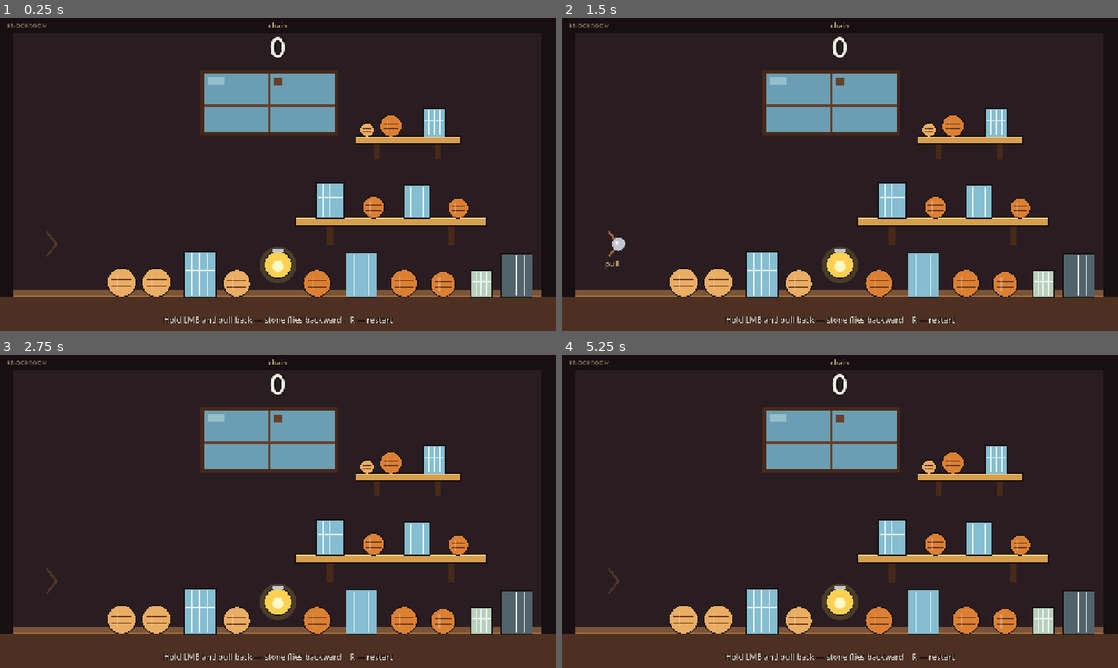
Above: before the commit, frames 1-4 (two rows, left to right).
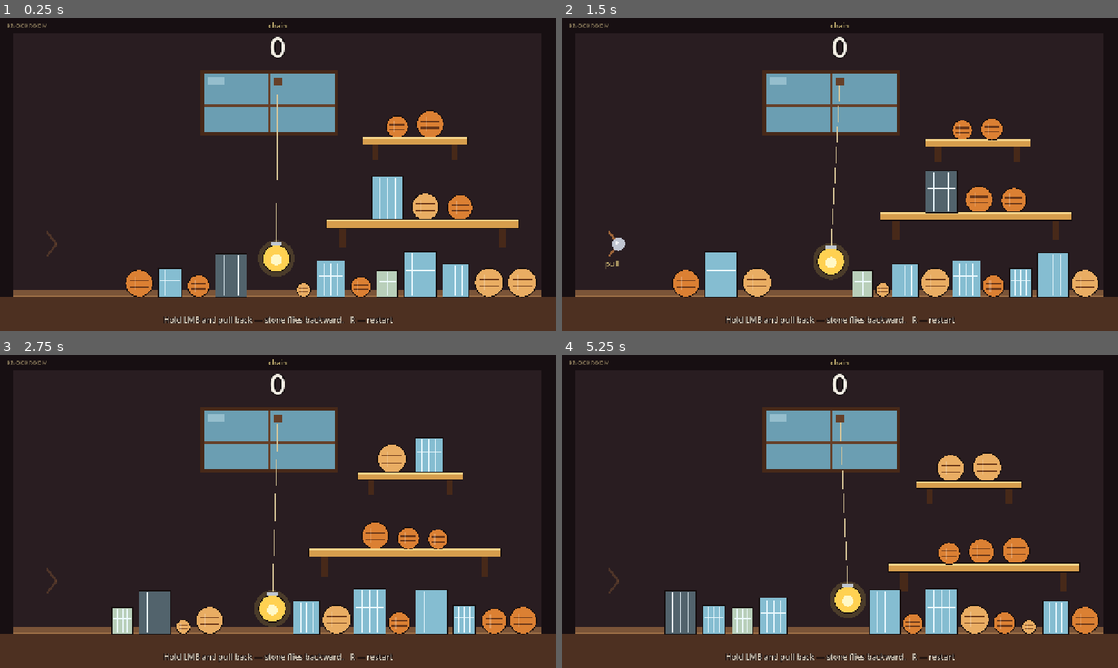
Above: after the commit, the same moments.

Repository: TAbrahamyan/knockroom
Game: Godot game, scene res://scenes/main.tscn
Two runs of this game, one before a commit and one after it. Both use one fixed random seed, a clock stepped at 60 frames per second and the inputs below.
Inputs (mouse positions are in pixels of both pictures, inside the frame that each line leads up to):
- Up to frame 1 (0.25 s): no input
- Up to frame 2 (1.5 s): tap Enter at 0.5 s; move the mouse to (962, 158) at 0.52 s; tap R at 0.6 s; click (962, 158) at 0.67 s; tap Space at 1.25 s; drag from (728, 190) to (812, 237) at 1.27 s
- Up to frame 3 (2.75 s): move the mouse to (333, 442) at 2.02 s; tap R at 2.1 s; click (333, 442) at 2.17 s
- Up to frame 4 (5.25 s): tap Enter at 2.75 s; drag from (812, 574) to (673, 464) at 2.77 s; move the mouse to (1006, 558) at 3.52 s; tap R at 3.6, 5.1 s; click (1006, 558) at 3.67 s; tap Space at 4.25 s; drag from (673, 464) to (756, 433) at 4.27 s; move the mouse to (867, 511) at 5.02 s; click (867, 511) at 5.17 s

The runs differ from the first frame. In frame 1, 12% of the frame differs, in the area x 19-97%, y 24-90%; in frame 2, 12%, in the area x 19-97%, y 21-90%; in frame 3, 11%; in frame 4, 12%.

Commit message:
Stagger two random sweet spots and reshuffle the room
A normal upper throw no longer clears the floor. A fast hit on one of two upper-shelf spots still brings the room down, with the upper shelf, the lower shelf, and then the floor joining one beat at a time. Each launch and restart rearranges the props.

Diff:
--- a/scenes/main.tscn
+++ b/scenes/main.tscn
@@ -135,6 +135,7 @@
 position = Vector2(900, 468)
 kind = 2
 box_size = Vector2(440, 18)
+mass_scale = 1.4
 
 [node name="CageS1" parent="." instance=ExtResource("5_prop")]
 position = Vector2(760, 417)
@@ -165,17 +166,19 @@
 position = Vector2(900, 246)
 kind = 0
 radius = 24.0
+mass_scale = 1.25
 
 [node name="CageU" parent="." instance=ExtResource("5_prop")]
 position = Vector2(1000, 238)
 kind = 1
 box_size = Vector2(50, 64)
+mass_scale = 1.3
 
 [node name="BottleU" parent="." instance=ExtResource("5_prop")]
 position = Vector2(845, 255)
 kind = 0
 radius = 15.0
-mass_scale = 0.42
+mass_scale = 0.55
 shatters = true
 
 [node name="CrateR" parent="." instance=ExtResource("5_prop")]
--- a/scripts/backdrop.gd
+++ b/scripts/backdrop.gd
@@ -1,7 +1,7 @@
 extends Node2D
 
 ## Static room paint. Collision lives on the StaticBody2D nodes in main.tscn.
-## Bracket positions follow the shelves: main (900, 468, 440×18), upper (940, 280, 240×16).
+## Pegs are paint only and follow the shelves after the room is shuffled.
 
 const WALL := Color(0.16, 0.115, 0.13)
 const FRAME := Color(0.09, 0.06, 0.07)
@@ -35,10 +35,24 @@
 	draw_rect(Rect2(630, 138, 20, 18), WOOD)
 
 	# Pegs under the planks. They are paint only — a hit knocks the plank off them.
-	draw_rect(Rect2(752, 477, 16, 46), WOOD_DARK)
-	draw_rect(Rect2(1032, 477, 16, 46), WOOD_DARK)
-	draw_rect(Rect2(860, 288, 14, 36), WOOD_DARK)
-	draw_rect(Rect2(1000, 288, 14, 36), WOOD_DARK)
+	var kids: Array = []
+	if get_parent():
+		for node in get_parent().get_children():
+			kids.append(node)
+	for child in kids:
+		if not child.has_method("is_shelf") or not child.is_shelf():
+			continue
+		var box = child.get("box_size")
+		var half_w := float(box.x) * 0.5
+		var wide := half_w > 150.0
+		var inset := 28.0 if wide else 22.0
+		var peg_w := 16.0 if wide else 14.0
+		var peg_h := 46.0 if wide else 36.0
+		var body := child as Node2D
+		var origin := body.global_position - global_position
+		var top := origin.y + float(box.y) * 0.5
+		draw_rect(Rect2(origin.x - half_w + inset, top, peg_w, peg_h), WOOD_DARK)
+		draw_rect(Rect2(origin.x + half_w - inset - peg_w, top, peg_w, peg_h), WOOD_DARK)
 
 	draw_rect(Rect2(32, 626, 1216, 14), BOARD)
 	draw_rect(Rect2(0, 640, 1280, 80), FLOOR)
--- a/scripts/main.gd
+++ b/scripts/main.gd
@@ -39,6 +39,7 @@
 	thrower.aim_started.connect(_on_aim_started)
 	thrower.aim_ended.connect(_on_aim_ended)
 	chain.set_hint(HINT_READY)
+	_randomize_room()
 
 
 func _input(event: InputEvent) -> void:
@@ -171,3 +172,265 @@
 		return
 	_reloading = true
 	get_tree().reload_current_scene()
+
+
+func _randomize_room() -> void:
+	# New seed on every launch and every R, so the pile is not the scene file.
+	randomize()
+	var props: Array = []
+	for node in get_tree().get_nodes_in_group("prop"):
+		props.append(node)
+	var upper = null
+	var lower = null
+	var lamp = null
+	var loose: Array = []
+	for prop in props:
+		if not prop.has_method("is_shelf"):
+			continue
+		if prop.is_shelf():
+			if prop.box_size.x >= 360.0:
+				lower = prop
+			else:
+				upper = prop
+		elif int(prop.kind) == 3:
+			lamp = prop
+		else:
+			loose.append(prop)
+	if upper == null or lower == null:
+		return
+	loose.shuffle()
+	if lamp != null:
+		var lp: Vector2 = lamp.global_position
+		lp.x = clampf(lp.x + randf_range(-28.0, 28.0), 560.0, 720.0)
+		lp.y = clampf(lp.y + randf_range(-18.0, 18.0), 548.0, 586.0)
+		_place_prop(lamp, lp)
+		lamp.freeze = true
+		_retie_lamp()
+	var ux := randf_range(880.0, 1010.0)
+	var uy := randf_range(268.0, 304.0)
+	_place_prop(upper, Vector2(ux, uy))
+	upper.freeze = true
+	var lamp_clear := 800.0
+	if lamp != null:
+		lamp_clear = lamp.global_position.x + float(lamp.radius) + float(lower.box_size.x) * 0.5 + 24.0
+	var lx := clampf(ux + randf_range(-70.0, 50.0), maxf(lamp_clear, 800.0), 1010.0)
+	var ly := clampf(uy + randf_range(162.0, 196.0), 445.0, 508.0)
+	if lamp != null:
+		var shelf_left := lx - float(lower.box_size.x) * 0.5
+		var lamp_pos: Vector2 = lamp.global_position
+		var lamp_radius := float(lamp.radius)
+		var lamp_right := lamp_pos.x + lamp_radius + 8.0
+		if shelf_left < lamp_right:
+			var lamp_top := lamp_pos.y - lamp_radius
+			ly = minf(ly, lamp_top - float(lower.box_size.y) * 0.5 - 12.0)
+			ly = clampf(ly, uy + 150.0, 508.0)
+	_place_prop(lower, Vector2(lx, ly))
+	lower.freeze = true
+	var rest := _seat_on_shelf(upper, loose, randi_range(2, 3), 84.0)
+	rest = _seat_on_shelf(lower, rest, randi_range(3, 4), 0.0)
+	_place_on_floor(rest, lamp)
+	_pick_sweet_spots(upper)
+	var backdrop := get_node_or_null("Backdrop")
+	if backdrop:
+		backdrop.queue_redraw()
+
+
+func _retie_lamp() -> void:
+	# The pin captured its anchors before this shuffle. Rebuild them at the new pose
+	# or the rope yanks the lamp across the room on the first physics frame.
+	var pin = get_node_or_null("LampPin")
+	if pin == null:
+		return
+	var path_a = pin.node_a
+	var path_b = pin.node_b
+	pin.node_b = NodePath("")
+	pin.node_a = NodePath("")
+	pin.node_a = path_a
+	pin.node_b = path_b
+
+
+func _place_prop(body, pos: Vector2) -> void:
+	body.rotation = 0.0
+	body.global_position = pos
+	body.linear_velocity = Vector2.ZERO
+	body.angular_velocity = 0.0
+	body.sleeping = false
+	var rid = body.get_rid()
+	PhysicsServer2D.body_set_state(rid, PhysicsServer2D.BODY_STATE_TRANSFORM, body.global_transform)
+	PhysicsServer2D.body_set_state(rid, PhysicsServer2D.BODY_STATE_LINEAR_VELOCITY, Vector2.ZERO)
+	PhysicsServer2D.body_set_state(rid, PhysicsServer2D.BODY_STATE_ANGULAR_VELOCITY, 0.0)
+
+
+func _prop_half(prop) -> Vector2:
+	var k = int(prop.kind)
+	if k == 0 or k == 3:
+		return Vector2(prop.radius, prop.radius)
+	return prop.box_size * 0.5
+
+
+func _seat_on_shelf(shelf, candidates: Array, goal: int, max_height: float) -> Array:
+	var chosen: Array = []
+	var skipped: Array = []
+	var usable := float(shelf.box_size.x) - 16.0
+	var used := 0.0
+	for prop in candidates:
+		var full := _prop_half(prop) * 2.0
+		var too_tall := max_height > 0.0 and full.y > max_height
+		var gap := 0.0 if chosen.is_empty() else 8.0
+		var fits := chosen.size() < goal and not too_tall and used + gap + full.x <= usable + 0.5
+		if fits:
+			chosen.append(prop)
+			used += gap + full.x
+		else:
+			skipped.append(prop)
+	if chosen.is_empty():
+		return skipped
+	var widths := 0.0
+	for prop in chosen:
+		widths += _prop_half(prop).x * 2.0
+	var gap_size := 10.0
+	if chosen.size() > 1:
+		gap_size = clampf((usable - widths) / float(chosen.size() - 1), 6.0, 22.0)
+	var row := widths + gap_size * float(maxi(chosen.size() - 1, 0))
+	var x = shelf.global_position.x - row * 0.5
+	var shelf_top = shelf.global_position.y - float(shelf.box_size.y) * 0.5
+	for prop in chosen:
+		var half := _prop_half(prop)
+		x += half.x
+		_place_prop(prop, Vector2(x, shelf_top - half.y - 3.0))
+		x += half.x + gap_size
+	return skipped
+
+
+func _place_on_floor(props: Array, lamp) -> void:
+	if props.is_empty():
+		return
+	props.shuffle()
+	var widths := 0.0
+	for prop in props:
+		widths += _prop_half(prop).x * 2.0
+	var start := randf_range(250.0, 300.0)
+	var lamp_left := 9999.0
+	var lamp_right := -9999.0
+	var lamp_span := 0.0
+	if lamp != null:
+		lamp_span = float(lamp.radius) * 2.0 + 36.0
+		lamp_left = lamp.global_position.x - float(lamp.radius) - 18.0
+		lamp_right = lamp.global_position.x + float(lamp.radius) + 18.0
+	var room := 1234.0 - start - lamp_span
+	var gap := 16.0
+	if props.size() > 1:
+		gap = clampf((room - widths) / float(props.size() - 1), 10.0, 24.0)
+	var x := start
+	for prop in props:
+		var half := _prop_half(prop)
+		x += half.x
+		if lamp != null and x + half.x > lamp_left and x - half.x < lamp_right:
+			x = lamp_right + half.x
+		if x + half.x > 1234.0:
+			x = 1234.0 - half.x
+		_place_prop(prop, Vector2(x, 640.0 - half.y - 1.0))
+		x += half.x + gap
+	_separate_row(props)
+	_clear_lamp(props, lamp)
+	_separate_row(props)
+	_clear_lamp(props, lamp)
+
+
+func _separate_row(props: Array) -> void:
+	if props.size() < 2:
+		return
+	props.sort_custom(func(a, b): return a.global_position.x < b.global_position.x)
+	for i in range(1, props.size()):
+		var prev = props[i - 1]
+		var cur = props[i]
+		var need = _prop_half(prev).x + _prop_half(cur).x + 8.0
+		if cur.global_position.x - prev.global_position.x < need:
+			var pos: Vector2 = cur.global_position
+			pos.x = prev.global_position.x + need
+			_place_prop(cur, pos)
+	var last = props[props.size() - 1]
+	var overflow = last.global_position.x + _prop_half(last).x - 1234.0
+	if overflow > 0.0:
+		for prop in props:
+			var shifted: Vector2 = prop.global_position
+			shifted.x -= overflow
+			_place_prop(prop, shifted)
+
+
+func _clear_lamp(props: Array, lamp) -> void:
+	if lamp == null:
+		return
+	var lpos: Vector2 = lamp.global_position
+	var lrad := float(lamp.radius) + 12.0
+	for prop in props:
+		var half := _prop_half(prop)
+		var pos: Vector2 = prop.global_position
+		var dx := absf(pos.x - lpos.x)
+		var dy := absf(pos.y - lpos.y)
+		if dx < half.x + lrad and dy < half.y + lrad:
+			if pos.x >= lpos.x:
+				pos.x = lpos.x + lrad + half.x + 8.0
+			else:
+				pos.x = lpos.x - lrad - half.x - 8.0
+			pos.x = clampf(pos.x, 250.0 + half.x, 1234.0 - half.x)
+			_place_prop(prop, pos)
+
+
+func _pick_sweet_spots(upper) -> void:
+	var half_w := float(upper.box_size.x) * 0.5
+	var left = upper.global_position.x - half_w
+	var right = upper.global_position.x + half_w
+	var candidates: Array = []
+	var props: Array = []
+	for node in get_tree().get_nodes_in_group("prop"):
+		props.append(node)
+	for node in props:
+		if node == upper or node.is_shelf() or int(node.kind) == 3:
+			continue
+		var delta: Vector2 = node.global_position - upper.global_position
+		if absf(delta.x) > half_w + 4.0 or delta.y >= -4.0 or delta.y < -130.0:
+			continue
+		var reach := clampf(_prop_half(node).x * 0.55, 11.0, 16.0)
+		candidates.append([node.global_position.x, reach])
+	var lips: Array = [[left + 18.0, 12.0], [right - 18.0, 12.0]]
+	for lip in lips:
+		var clear := true
+		for spot in candidates:
+			if absf(float(lip[0]) - float(spot[0])) < 34.0:
+				clear = false
+				break
+		if clear:
+			candidates.append(lip)
+	if candidates.size() < 2:
+		candidates.append([upper.global_position.x - 40.0, 12.0])
+		candidates.append([upper.global_position.x + 40.0, 12.0])
+	candidates.shuffle()
+	var picked: Array = []
+	for spot in candidates:
+		var apart := true
+		for kept in picked:
+			if absf(float(spot[0]) - float(kept[0])) < 36.0:
+				apart = false
+				break
+		if apart:
+			picked.append(spot)
+		if picked.size() == 2:
+			break
+	if picked.size() < 2:
+		for spot in candidates:
+			var seen := false
+			for kept in picked:
+				if absf(float(spot[0]) - float(kept[0])) < 1.0:
+					seen = true
+					break
+			if not seen:
+				picked.append(spot)
+			if picked.size() == 2:
+				break
+	var xs: Array = []
+	var reaches: Array = []
+	for spot in picked:
+		xs.append(float(spot[0]))
+		reaches.append(float(spot[1]))
+	upper.set_sweet_spots(xs, reaches)
--- a/scripts/projectile.gd
+++ b/scripts/projectile.gd
@@ -3,6 +3,8 @@
 const RADIUS := 15.0
 
 var _approach_speed := 0.0
+var _recent_speed := 0.0
+var _speed_hold := 0.0
 
 
 func _ready() -> void:
@@ -41,6 +43,15 @@
 	# Captured before the solver kills the hit. The left wall has no bounce.
 	if state.linear_velocity.x < -40.0:
 		_approach_speed = maxf(_approach_speed, -state.linear_velocity.x)
+	var speed := state.linear_velocity.length()
+	# Ignore the slow drift of flight. Only a real hit drops this fast.
+	if speed >= _recent_speed * 0.97:
+		_recent_speed = maxf(speed, _recent_speed)
+		_speed_hold = 0.25
+	else:
+		_speed_hold = maxf(0.0, _speed_hold - state.step)
+		if _speed_hold <= 0.0:
+			_recent_speed = speed
 
 
 func _on_body_entered(body: Node) -> void:
--- a/scripts/prop.gd
+++ b/scripts/prop.gd
@@ -10,6 +10,8 @@
 const GOLD_GLOW := Color(1.0, 0.9, 0.15, 0.6)
 const CHAIN_SPEED := 32.0
 const POP_TIME := 0.48
+## A fast stone on one of this shelf's spots (set per room) starts the long cascade.
+const SWEET_SPEED := 660.0
 
 @export var kind: Kind = Kind.BARREL
 @export var radius: float = 30.0
@@ -23,6 +25,16 @@
 var highlighted := false
 var flash := 0.0
 var _shattered := false
+var _recent_speed := 0.0
+var _heavy := false
+var _force_wake := false
+var _hit_x := 0.0
+var _hit_speed := 0.0
+var _sweet_x: Array[float] = []
+var _sweet_reach: Array[float] = []
+var _lower_wait := -1.0
+var _stagger: Array = []
+var _stagger_gap := 0.0
 
 var _anchor: Node2D
 
@@ -65,6 +77,9 @@
 		return
 	if not _round_live():
 		return
+	# A light tap should not drop the wide lower shelf. The stone still does.
+	if not _impact_wakes(source):
+		return
 	awakened = true
 	freeze = false
 	sleeping = false
@@ -79,9 +94,20 @@
 			speed = clampf(source.linear_velocity.length(), 280.0, 860.0)
 	var coeff := 0.45
 	if kind == Kind.SHELF:
-		# Drop the plank onto the pile instead of spinning in place.
-		dir = Vector2(dir.x * 0.3, 1.0).normalized()
-		coeff = 0.52
+		# Tip and drop, with some wobble, instead of slamming the whole pile.
+		dir = Vector2(dir.x * 0.22, 1.0).normalized()
+		if _heavy and _is_lower_shelf():
+			var bias := -1.0 if _hit_x < global_position.x else 1.0
+			dir = Vector2(bias * 0.55, 1.0).normalized()
+			coeff = 0.5
+		elif _heavy:
+			var bias := -1.0 if _hit_x < global_position.x else 1.0
+			dir = Vector2(bias * 0.42, 1.0).normalized()
+			coeff = 0.62
+		elif _is_lower_shelf():
+			coeff = 0.26 * randf_range(0.7, 1.0)
+		else:
+			coeff = 0.4 * randf_range(0.78, 1.0)
 	elif kind == Kind.LAMP:
 		var horiz := dir.x if absf(dir.x) > 0.2 else 1.0
 		dir = Vector2(signf(horiz), 0.08).normalized()
@@ -90,15 +116,29 @@
 	apply_central_impulse(dir * speed * mass * coeff)
 	if kind == Kind.SHELF and is_instance_valid(source):
 		var side := source.global_position.x - global_position.x
-		var spin := signf(side) if absf(side) > 8.0 else 1.0
-		apply_torque_impulse(spin * mass * box_size.x * 8.0)
+		var spin := 1.0
+		if absf(side) > 8.0:
+			spin = signf(side)
+		elif randf() < 0.5:
+			spin = -1.0
+		var torque := 5.0 if _is_lower_shelf() else 6.5
+		if _heavy:
+			torque *= 1.8
+		apply_torque_impulse(spin * mass * box_size.x * torque * randf_range(0.75 if _heavy else 0.45, 1.0))
 		_wake_riders()
-		_shove_below()
+		if _heavy and not _is_lower_shelf():
+			# Upper plank first. The lower shelf and the floor follow on a timer.
+			_lower_wait = 0.22
+			set_process(true)
+		elif not _heavy:
+			_shove_below()
 
 
 func _on_body_entered(body: Node) -> void:
 	if not _round_live() or body == self:
 		return
+	if body.is_in_group("projectile"):
+		_note_projectile_hit(body)
 	if body is RigidBody2D and body.has_method("wake_from") and body.freeze:
 		body.call_deferred("wake_from", self)
 	if not counted:
@@ -128,21 +168,180 @@
 		if absf(delta.x) > half_w or delta.y >= -4.0 or delta.y < -150.0:
 			continue
 		node.mark_chain()
-		var kick := Vector2(signf(delta.x) * randf_range(120.0, 220.0), randf_range(150.0, 240.0))
-		node.apply_central_impulse(kick * node.mass)
+		var side := signf(delta.x)
+		if absf(delta.x) < 6.0:
+			side = -1.0 if randf() < 0.5 else 1.0
+		var kick := Vector2(side * randf_range(60.0, 130.0), randf_range(28.0, 80.0))
+		if _heavy:
+			# Tumble the cargo off. Hard enough to read, not a shot into the floor.
+			kick = Vector2(side * randf_range(70.0, 140.0), randf_range(90.0, 160.0))
+			node.apply_central_impulse(kick * node.mass)
+		else:
+			node.apply_central_impulse(kick * node.mass * randf_range(0.5, 0.9))
 
 
 func _shove_below() -> void:
-	var half_w := box_size.x * 0.5 + 6.0
+	# A nudge, not a guaranteed chain. The upper shelf cannot reach the floor.
+	var lower := _is_lower_shelf()
+	var half_w := box_size.x * 0.5 + (4.0 if lower else 0.0)
+	var max_dy := 150.0 if lower else 96.0
+	var chance := 0.4 if lower else 0.3
 	for node in get_tree().get_nodes_in_group("prop"):
 		if node == self or node.freeze:
 			continue
 		var delta: Vector2 = node.global_position - global_position
-		if absf(delta.x) > half_w or delta.y < 10.0 or delta.y > 230.0:
-			continue
+		if absf(delta.x) > half_w or delta.y < 10.0 or delta.y > max_dy:
+			continue
+		if randf() > chance:
+			continue
+		var away := signf(delta.x) if absf(delta.x) > 12.0 else 1.0
+		if absf(delta.x) <= 12.0 and randf() < 0.5:
+			away = -1.0
+		var kick := Vector2(away * randf_range(36.0, 110.0), randf_range(12.0, 46.0))
+		if not lower:
+			kick *= 0.4
+		node.apply_central_impulse(kick * node.mass * randf_range(0.35, 0.75))
+
+
+func _is_lower_shelf() -> bool:
+	return kind == Kind.SHELF and box_size.x >= 360.0
+
+
+func _impact_wakes(source: Node2D) -> bool:
+	if _heavy or _force_wake:
+		return true
+	if not _is_lower_shelf():
+		return true
+	if source != null and source.is_in_group("projectile"):
+		return true
+	if source is RigidBody2D:
+		return _body_speed(source) >= 300.0
+	return false
+
+
+func _note_projectile_hit(stone: Node) -> void:
+	var shelf = null
+	if kind == Kind.SHELF and not _is_lower_shelf():
+		shelf = self
+	else:
+		var upper = _find_shelf(false)
+		if upper == null:
+			return
+		var delta: Vector2 = global_position - upper.global_position
+		if absf(delta.x) > upper.box_size.x * 0.5 + 20.0:
+			return
+		if delta.y >= -4.0 or delta.y < -100.0:
+			return
+		shelf = upper
+	if shelf != null and shelf.has_method("note_hit"):
+		shelf.note_hit(stone.global_position.x, _body_speed(stone))
+		# Cargo is already touching the plank, so the stone must wake it.
+		if shelf != self and shelf.freeze:
+			shelf.call_deferred("wake_from", stone)
+
+
+func set_sweet_spots(xs: Array, reaches: Array) -> void:
+	_sweet_x.clear()
+	_sweet_reach.clear()
+	var n := mini(xs.size(), reaches.size())
+	for i in n:
+		_sweet_x.append(float(xs[i]))
+		_sweet_reach.append(float(reaches[i]))
+
+
+func note_hit(hit_x: float, speed: float) -> void:
+	if speed >= _hit_speed:
+		_hit_x = hit_x
+		_hit_speed = speed
+	if _heavy or speed < SWEET_SPEED or _sweet_x.is_empty():
+		return
+	for i in _sweet_x.size():
+		if absf(hit_x - _sweet_x[i]) <= _sweet_reach[i]:
+			_heavy = true
+			return
+
+
+func _release_lower_shelf() -> void:
+	var lower = _find_shelf(true)
+	if lower == null:
+		return
+	lower._hit_x = _hit_x
+	lower._heavy = true
+	lower._force_wake = true
+	if lower.freeze and not lower.awakened:
+		lower.wake_from(self)
+	else:
+		lower._wake_riders()
+
+
+func _queue_floor_wave() -> void:
+	# Nearest to the hit first, one prop per beat. Shelves and cargo already counted stay out.
+	var batch: Array = []
+	for node in get_tree().get_nodes_in_group("prop"):
+		if node == self:
+			continue
+		if node.has_method("is_shelf") and node.is_shelf():
+			continue
+		if bool(node.get("counted")):
+			continue
+		if node.global_position.x < 40.0 or node.global_position.x > 1240.0:
+			continue
+		var delta_y = node.global_position.y - global_position.y
+		if delta_y < 10.0 or delta_y > 520.0:
+			continue
+		batch.append(node)
+	var hit_x := _hit_x
+	batch.sort_custom(func(a, b): return absf(a.global_position.x - hit_x) < absf(b.global_position.x - hit_x))
+	_stagger = batch
+	_stagger_gap = 0.14
+	set_process(true)
+
+
+func _kick_next_stagger() -> void:
+	while not _stagger.is_empty():
+		var node = _stagger.pop_front()
+		if not is_instance_valid(node) or bool(node.get("counted")):
+			continue
+		var away = signf(float(node.global_position.x) - _hit_x)
+		if absf(away) < 0.5:
+			away = 1.0 if node.global_position.x >= global_position.x else -1.0
+		if node.freeze and node.has_method("wake_from"):
+			node._force_wake = true
+			node.wake_from(self)
+			if node.kind == Kind.LAMP:
+				node.apply_central_impulse(Vector2(away * 480.0, 50.0) * node.mass)
+			return
 		node.mark_chain()
-		var away := signf(delta.x) if absf(delta.x) > 12.0 else 1.0
-		node.apply_central_impulse(Vector2(away * randf_range(150.0, 280.0), 70.0) * node.mass)
+		# Pop them up off the floor. A downward kick just presses them into the ground.
+		var kick := Vector2(away * randf_range(160.0, 320.0), randf_range(-280.0, -140.0))
+		node.apply_central_impulse(kick * node.mass)
+		return
+
+
+func _find_shelf(lower: bool):
+	for node in get_tree().get_nodes_in_group("prop"):
+		if not node.has_method("is_shelf") or not node.is_shelf():
+			continue
+		var wide = node.box_size.x >= 360.0
+		if wide == lower:
+			return node
+	return null
+
+
+func _body_speed(body: Node) -> float:
+	if not body is RigidBody2D:
+		return 0.0
+	var rigid := body as RigidBody2D
+	var speed := rigid.linear_velocity.length()
+	var remembered = rigid.get("_recent_speed")
+	if remembered != null:
+		speed = maxf(speed, float(remembered))
+	return speed
+
+
+func _integrate_forces(state: PhysicsDirectBodyState2D) -> void:
+	# Kept across the contact, because the solver zeroes a hard hit before wake_from.
+	_recent_speed = maxf(state.linear_velocity.length(), _recent_speed * 0.85)
 
 
 func _join_chain() -> void:
@@ -217,19 +416,31 @@
 		var dir := Vector2.from_angle(float(i) / 5.0 * TAU + randf_range(-0.25, 0.25))
 		parent.add_child(bit)
 		bit.global_position = origin + dir * 18.0
-		bit.linear_velocity = carry * 0.35 + dir * randf_range(360.0, 640.0) + Vector2(0, randf_range(-40.0, 160.0))
+		bit.linear_velocity = carry * 0.22 + dir * randf_range(200.0, 380.0) + Vector2(0, randf_range(-20.0, 90.0))
 		bit.angular_velocity = randf_range(-14.0, 14.0)
 
 
 func _process(delta: float) -> void:
+	if _lower_wait >= 0.0:
+		_lower_wait -= delta
+		if _lower_wait <= 0.0:
+			_lower_wait = -1.0
+			_release_lower_shelf()
+			_queue_floor_wave()
+	if not _stagger.is_empty():
+		_stagger_gap -= delta
+		while _stagger_gap <= 0.0 and not _stagger.is_empty():
+			_kick_next_stagger()
+			_stagger_gap += 0.08
 	var redraw := kind == Kind.LAMP
 	if flash > 0.0:
 		flash = maxf(0.0, flash - delta / POP_TIME)
 		redraw = true
-		if flash == 0.0 and kind != Kind.LAMP:
-			set_process(false)
 	if redraw:
 		queue_redraw()
+	var busy := _lower_wait >= 0.0 or not _stagger.is_empty()
+	if not busy and flash == 0.0 and kind != Kind.LAMP:
+		set_process(false)
 
 
 func _draw() -> void:
@@ -335,25 +546,31 @@
 	match kind:
 		Kind.BARREL:
 			mass = 1.3
-			linear_damp = 0.04
-			angular_damp = 0.06
+			linear_damp = 0.16
+			angular_damp = 0.22
 			gravity_scale = 1.0
-			mat.friction = 0.32 if mass_scale < 0.9 else 0.48
-			mat.bounce = 0.04
+			mat.friction = 0.5 if mass_scale < 0.9 else 0.66
+			mat.bounce = 0.03
 		Kind.CAGE:
 			mass = 1.5
-			linear_damp = 0.2
-			angular_damp = 0.4
+			linear_damp = 0.34
+			angular_damp = 0.55
 			gravity_scale = 1.0
-			mat.friction = 0.62
-			mat.bounce = 0.02
+			mat.friction = 0.74
+			mat.bounce = 0.01
 		Kind.SHELF:
 			mass = 5.5
-			linear_damp = 0.15
-			angular_damp = 1.05
-			gravity_scale = 1.6
-			mat.friction = 0.42
 			mat.bounce = 0.01
+			if box_size.x >= 360.0:
+				linear_damp = 0.5
+				angular_damp = 2.1
+				gravity_scale = 1.15
+				mat.friction = 0.78
+			else:
+				linear_damp = 0.3
+				angular_damp = 1.4
+				gravity_scale = 1.3
+				mat.friction = 0.58
 		Kind.LAMP:
 			mass = 3.2
 			linear_damp = 0.16
@@ -412,6 +629,8 @@
 ## Glass from the bottle. Counts as already in the chain so it can knock
 ## the next prop, without adding its own +1.
 class GlassBit extends RigidBody2D:
+	var _recent_speed := 0.0
+
 	func _ready() -> void:
 		add_to_group("prop")
 		collision_layer = 2
@@ -442,6 +661,9 @@
 	func mark_chain() -> void:
 		pass
 
+	func _integrate_forces(state: PhysicsDirectBodyState2D) -> void:
+		_recent_speed = maxf(state.linear_velocity.length(), _recent_speed * 0.85)
+
 	func _on_glass_hit(body: Node) -> void:
 		if body is RigidBody2D and body.has_method("wake_from") and body.freeze:
 			body.call_deferred("wake_from", self)
